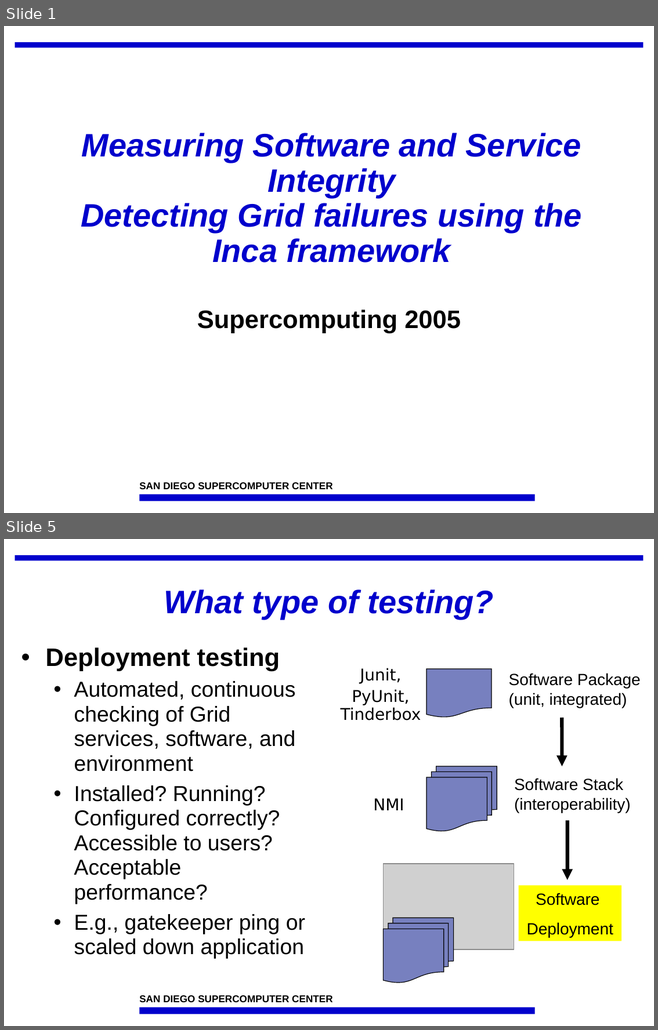
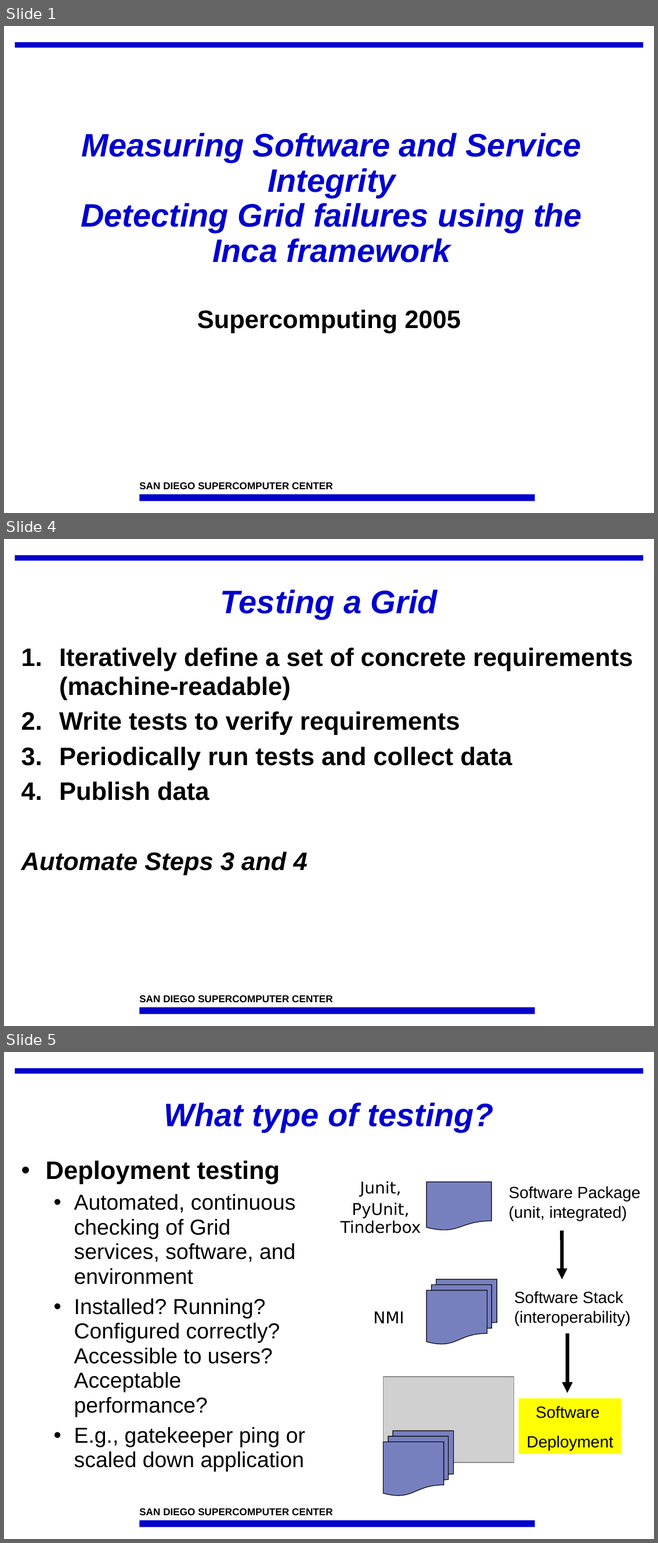
Before and after one commit to IncaProject/inca-xsede, a slide deck: talks/inca_sc05.ppt. Shown one above the other, each under a label of ours: slides 1 and 5 before the commit, slides 1, 4 and 5 after it; the slides between them are not shown. The pictures are 658x1030 and 658x1543 pixels, drawn with LibreOffice and Linux fonts; fonts in the diff are those of the drawing; grey boxes stand for pictures; background and template pictures are left out. Boxes give left, top, right and bottom in pixels: in the first picture for what was removed or moved away, otherwise in the second. Text is boxed around its words. In the diff, an @@ line names an element or a change of style, - is before the commit and + after.

```diff
--- a/talks/inca_sc05.ppt
+++ b/talks/inca_sc05.ppt
@@ slide 4 added at [4,539,654,1026], background #FFFFFF; not listed: 3 template elements that a slide beside it also shows @@
@@ title added at [220,589,437,619], 36 pt, text #0000CC, bold, italic @@
+Testing a Grid
@@ text added at [21,647,633,875], 28 pt, text #000000, bold @@
+1. Iteratively define a set of concrete requirements (machine-readable)
+2. Write tests to verify requirements
+3. Periodically run tests and collect data
+4. Publish data
+Automate Steps 3 and 4
```
Also in this commit, not shown: 7 slides changed, 1 slide removed.
